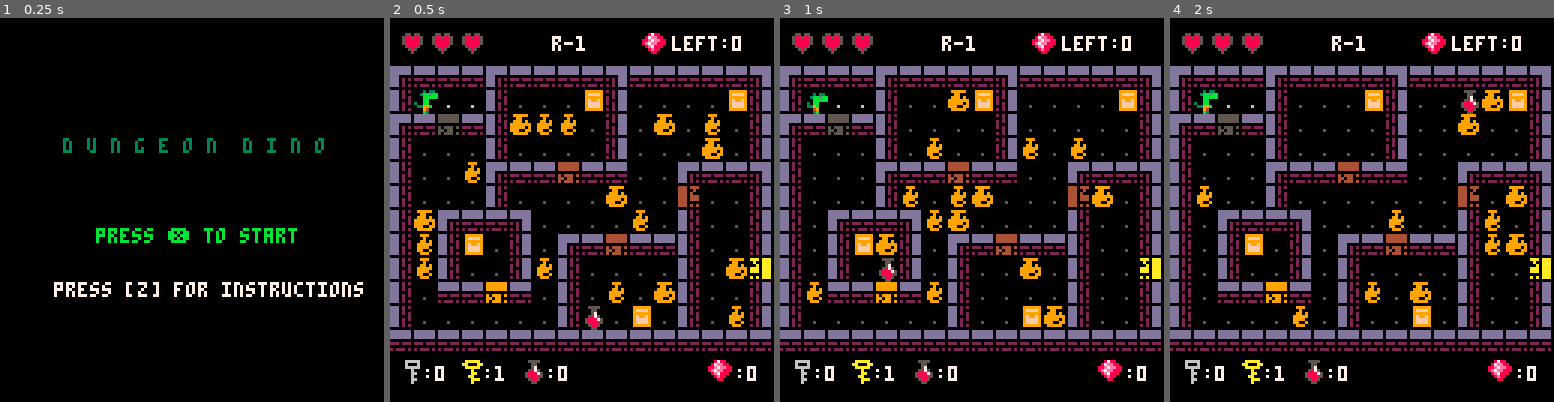
Above: before the commit, frames 1-4 (left to right).
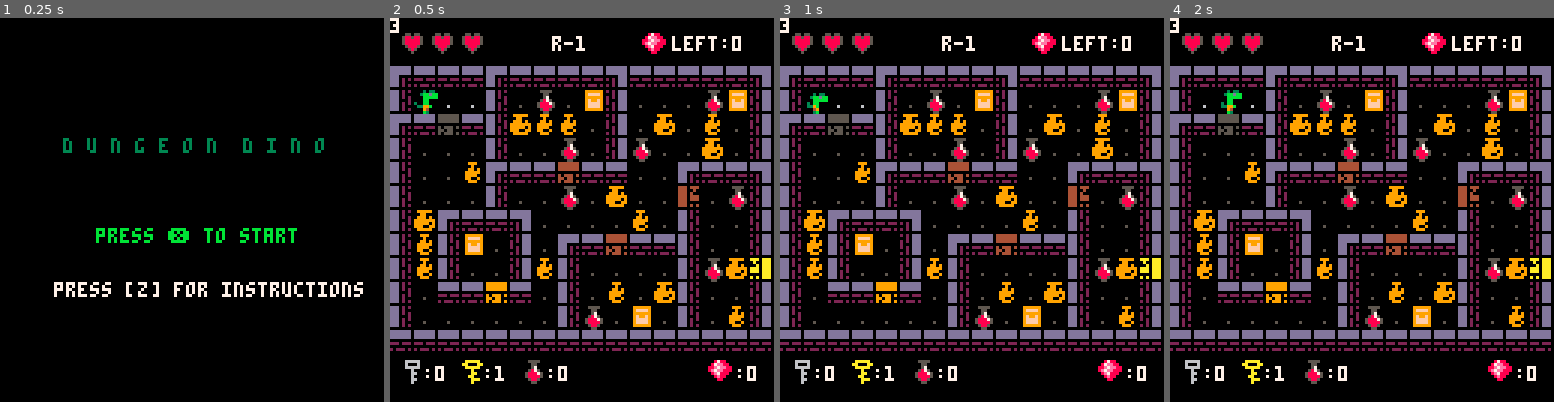
Above: after the commit, the same moments.

Repository: robotspacefish/dungeon_dino
Game: PICO-8 cartridge dungeon_dino.p8
Same seed, same stepped clock (60 frames per second), same inputs: the game is played once before the commit and once after it.
Inputs:
- Up to frame 1 (0.25 s): no input
- Up to frame 2 (0.5 s): tap X (X key) at 0.33 s
- Up to frame 3 (1 s): tap O (Z key) at 0.7 s
- Up to frame 4 (2 s): tap X (X key) at 1.07, 1.85 s; hold Right from 1.6 s (still down); tap O (Z key) at 1.7 s

Frame 1 is identical in both runs. In frame 2, 1.3% of the frame differs, in the area x 0-93%, y 0-69%; in frame 3, 7.0%, in the area x 0-93%, y 0-82%; in frame 4, 6.6%.

Commit message:
fix btnp for heal

Diff:
--- a/dungeon_dino.p8
+++ b/dungeon_dino.p8
@@ -139,7 +139,7 @@
 			end
 
 			if obj.name=="potion" then
-				player:heal()
+				player:heal(true)
 				mset(obj.x,obj.y,floor_spr[1])
 			end
 		del(game_objects, obj)
@@ -265,7 +265,7 @@
 --x,y,sx,sy,n,mh,mb,ch,lds
 function create_dungeon_layout()
 	--todo create more rooms efficiently
-	create_room(0,0,1,3,1,1,3,
+	create_room(0,0,1,3,1,10,3,
 													{{x=3,y=9},{x=8,y=3},{x=14,y=3},{x=10,y=12}},
 													{{x=7,y=6},{x=9,y=9},{x=12,y=7}})
 	create_room(16,0,17,3,2,1,3) --todo add chest & doors
@@ -428,32 +428,25 @@
 						mode="setup_room"
 					end
 		end,
-		heal=function(self)
-			if self.health<3 and self.potion>0 then
-				sfx(8)
-				self.health+=1
-				self.potion-=1
-			elseif self.health==3 then
-				sfx(10)
-				self.potion+=1
+		heal=function(self,pickup)
+			if pickup then
+				if self.health<3 then
+					sfx(8)
+					self.health+=1
+				else
+					sfx(10)
+					self.potion+=1
+				end
 			else
-				sfx(9)
+				if self.health<3 and self.potion>0 then
+					sfx(8)
+					self.potion-=1
+					self.health+=1
+				else
+					sfx(9)
+				end
 			end
 		end,
-		take_turn=function(self,dir_x,dir_y)
-			local next_x,next_y=self.x+dir_x,self.y+dir_y
-			local next_tile=mget(next_x,next_y)
-			if has_flag(next_tile,0) then --walk
-				sfx(0)
-				self.x=next_x
-				self.y=next_y
-				obstacle_counter=0
-			else
-				obstacle_counter+=1
-				if (obstacle_counter>=2) sfx(6)
-				handle_item_collision(next_x,next_y,next_tile)
-			end
-		end,--take_turn
 		draw=function(self)
 			spr(getframe(self.sprites,self.direction),self.x*8+self.o_x,self.y*8+self.o_y,1,1,self.flip)
 		end,--draw
@@ -475,9 +468,7 @@
 					if dir_x[i+1]<0 then self.flip=true else self.flip=false end
 					self.direction=i --player is facing l=0,r=1,u=2,d=3
 				end
-				--todo uncomment
-				-- if (btnp(i) and i==4)	self:heal()
-				if (btnp(i) and i==4)	mode="game_over"
+				if (btnp(i) and i==4)	self:heal(false)
 				if (btnp(i) and i==5) self:action()
 
 				if can_walk then
@@ -739,7 +730,7 @@
 end
 
 function display_debug()
-
+	print(player.health,0,0,7)
 	-- local t=mget(player.x,player.y)
 	-- print("tile:"..t,0,0,8)
 	-- -- print(collision,0,30,8)
